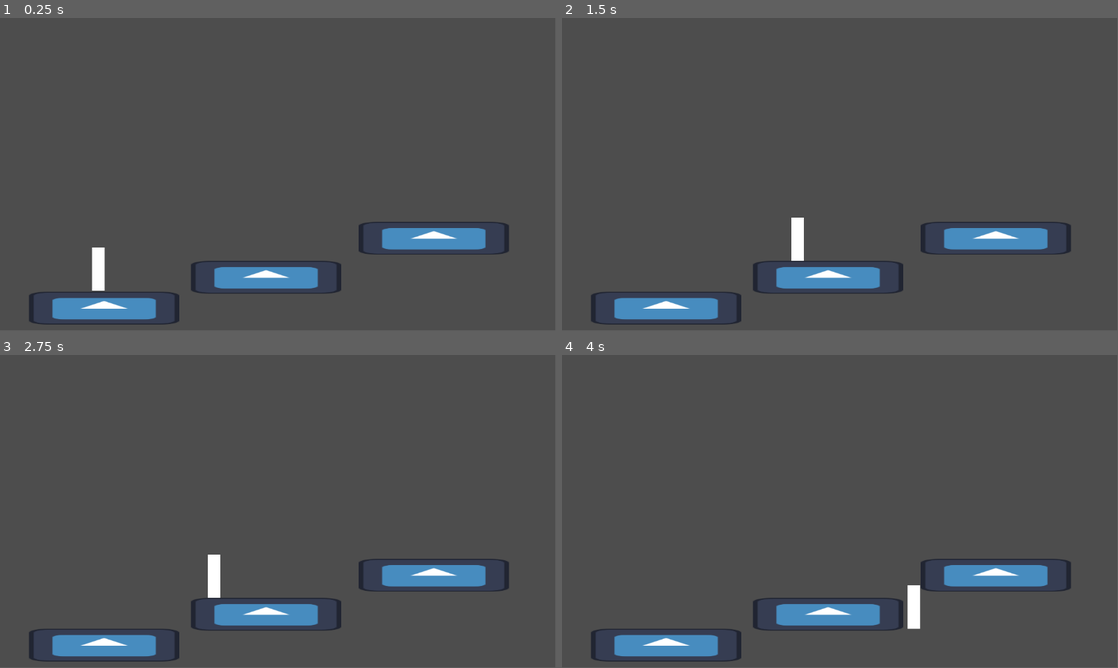
Above: before the commit, frames 1-4 (two rows, left to right).
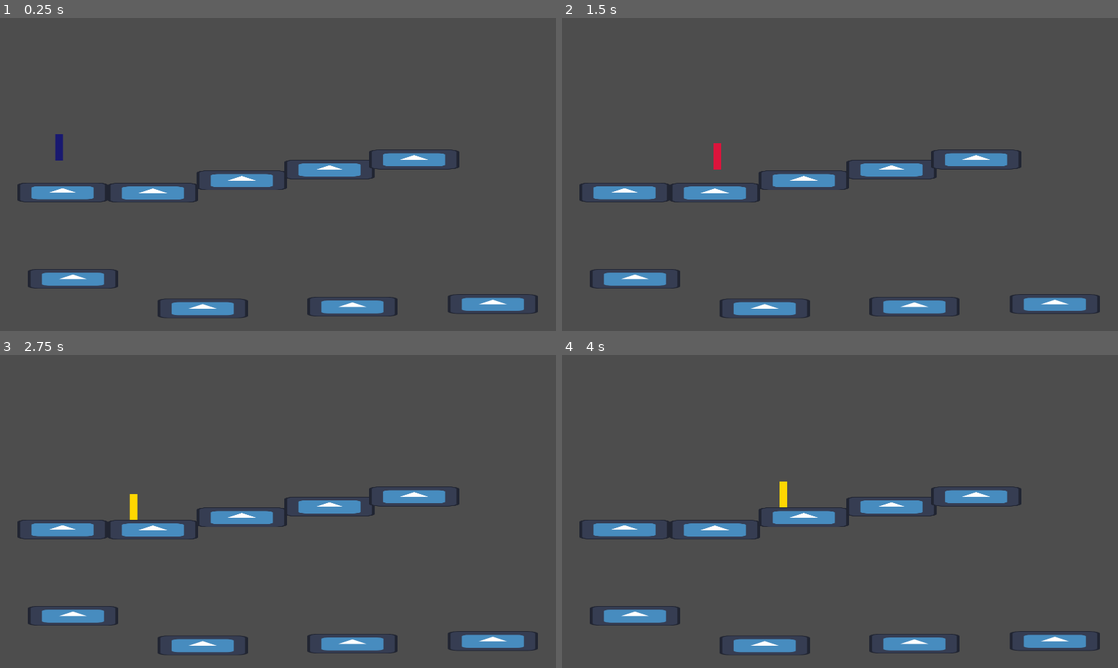
Above: after the commit, the same moments.

Repository: themcgurkfiles/Callstacker
Game: Godot game, scene res://levels/testlevel.tscn
The game is run twice, just before and just after one commit, with the same random seed, the same clock (stepped at 60 frames per second) and the same inputs. The engine's default icon, where the game draws it, is replaced by a stand-in: a white triangle on a blue panel in a dark square.
Inputs:
- Up to frame 1 (0.25 s): no input
- Up to frame 2 (1.5 s): tap Enter at 0.5 s; hold D (p_right) from 0.53 s (still down); tap S (p_act) at 0.6 s; tap Space (p_jump) at 0.77, 0.8, 1.07, 1.35 s
- Up to frame 3 (2.75 s): tap Space (p_jump) at 1.52, 1.82, 2.3 s; tap S (p_act) at 1.55, 2.1 s; release D (p_right) at 2.03 s; hold A (p_left) from 2.03 s (still down)
- Up to frame 4 (4 s): release A (p_left) at 2.78 s; hold D (p_right) from 2.78 s (still down); tap S (p_act) at 2.85 s; tap Space (p_jump) at 3.02, 3.32, 3.6, 3.77 s
The window is 799x449 before the commit and 800x450 after it. Grey fills any space a smaller window leaves; there, only what the larger window draws over its background counts as a difference.

The runs differ from the first frame. In frame 1, 11% of the frame differs, in the area x 3-97%, y 37-98%; in frame 2, 11%; in frame 3, 11%; in frame 4, 11%, in the area x 3-97%, y 40-98%.

Commit message:
Movement, jump and action improvements

Diff:
--- a/actors/player/player.gd
+++ b/actors/player/player.gd
@@ -10,12 +10,13 @@
 # Actions that the player can perform with p_act action
 enum Actions { NONE, FIREPROJ, PARRY, JUMP }
 var LevelActions := [Actions.NONE]
-var next_action
-var used_action
+var last_used_action
+
+var original_color := Color.MIDNIGHT_BLUE
 
 # Basic 2D character movement
-const SPEED = 300.0
-const JUMP_VELOCITY = -400.0
+const SPEED = 350.0
+const JUMP_VELOCITY = -600.0
 
 func _init() -> void:
 	# On level start: populate action list depending on level
@@ -24,23 +25,35 @@
 	LevelActions.append(Actions.PARRY)
 	LevelActions.append(Actions.JUMP)
 
-	# Next action to be used is set here:
-	if LevelActions.size() > 0:
-		next_action = LevelActions[0]
-
 	# Sets starting player color
 	if playerColorRect:
-		playerColorRect.color = Color.MIDNIGHT_BLUE
+		playerColorRect.color = original_color
+
+func _ready() -> void:
+	# Sets starting player color (primarily for start of game)
+	if playerColorRect:
+		playerColorRect.color = original_color
+
+func jump_curve_grav(velocity: Vector2):
+	if velocity.y < 0:
+		return get_gravity()
+	return get_gravity() * 2
 
 func _physics_process(delta: float) -> void:
 	# Apply gravity force
 	if not is_on_floor():
-		velocity += get_gravity() * delta
+		velocity += jump_curve_grav(velocity) * delta
 		current_state = GameState.AIRMOVING
+
+	# Ability input processing
+	if Input.is_action_just_pressed("p_act"):
+		process_action()
 
 	# Input: Jump
 	if Input.is_action_just_pressed("p_jump") and is_on_floor():
 		velocity.y = JUMP_VELOCITY
+	if Input.is_action_just_released("p_jump") and velocity.y < 0:
+		velocity.y = JUMP_VELOCITY / 4
 
 	# Set Velocity
 	var direction := Input.get_axis("p_left", "p_right")
@@ -56,3 +69,25 @@
 		current_state = GameState.IDLE
 
 	move_and_slide()
+
+	# print(current_state)
+
+func process_action() -> void:
+	var actToDo = null
+	if LevelActions.size() > 0:
+		actToDo = LevelActions[0]
+
+	match actToDo:
+		Actions.FIREPROJ:
+			print("FIREPROJ ACTION")
+			playerColorRect.color = Color.CRIMSON
+		Actions.PARRY:
+			print("PARRY ACTION")
+			playerColorRect.color = Color.GOLD
+		Actions.JUMP:
+			print("JUMP ACTION")
+		_:
+			print("NO ACTIONS REMAINING")
+
+	if actToDo != null:
+		last_used_action = LevelActions.pop_front()
--- a/levels/testlevel.tscn
+++ b/levels/testlevel.tscn
@@ -6,13 +6,31 @@
 [node name="Node2D" type="Node2D"]
 
 [node name="Player" parent="." instance=ExtResource("1_uu6m2")]
-position = Vector2(204, 492)
+position = Vector2(204, 389)
 
 [node name="Floor" parent="." instance=ExtResource("2_hb8io")]
 position = Vector2(216, 602)
 
 [node name="Floor2" parent="." instance=ExtResource("2_hb8io")]
-position = Vector2(552, 538)
+position = Vector2(528, 603)
 
 [node name="Floor3" parent="." instance=ExtResource("2_hb8io")]
-position = Vector2(900, 457)
+position = Vector2(835, 560)
+
+[node name="Floor4" parent="." instance=ExtResource("2_hb8io")]
+position = Vector2(1138, 523)
+
+[node name="Floor8" parent="." instance=ExtResource("2_hb8io")]
+position = Vector2(1430, 488)
+
+[node name="Floor9" parent="." instance=ExtResource("2_hb8io")]
+position = Vector2(1702, 987)
+
+[node name="Floor5" parent="." instance=ExtResource("2_hb8io")]
+position = Vector2(1217, 996)
+
+[node name="Floor7" parent="." instance=ExtResource("2_hb8io")]
+position = Vector2(252, 900)
+
+[node name="Floor6" parent="." instance=ExtResource("2_hb8io")]
+position = Vector2(700, 1002)
--- a/project.godot
+++ b/project.godot
@@ -14,6 +14,14 @@
 run/main_scene="uid://m5bafm0cmnno"
 config/features=PackedStringArray("4.4", "GL Compatibility")
 config/icon="res://icon.svg"
+
+[display]
+
+window/size/viewport_width=1920
+window/size/viewport_height=1080
+window/size/mode=2
+window/size/resizable=false
+window/stretch/mode="viewport"
 
 [input]
 
@@ -35,6 +43,7 @@
 , Object(InputEventKey,"resource_local_to_scene":false,"resource_name":"","device":-1,"window_id":0,"alt_pressed":false …(183 unchanged characters)…
 , Object(InputEventKey,"resource_local_to_scene":false,"resource_name":"","device":-1,"window_id":0,"alt_pressed":false …(183 unchanged characters)…
 , Object(InputEventKey,"resource_local_to_scene":false,"resource_name":"","device":-1,"window_id":0,"alt_pressed":false …(183 unchanged characters)…
+, Object(InputEventKey,"resource_local_to_scene":false,"resource_name":"","device":-1,"window_id":0,"alt_pressed":false,"shift_pressed":false,"ctrl_pressed":false,"meta_pressed":false,"pressed":false,"keycode":0,"physical_keycode":4194320,"key_label":0,"unicode":0,"location":0,"echo":false,"script":null)
 ]
 }
 p_act={
@@ -42,6 +51,7 @@
 "events": [Object(InputEventKey,"resource_local_to_scene":false,"resource_name":"","device":-1,"window_id":0,"alt_press …(192 unchanged characters)…
 , Object(InputEventKey,"resource_local_to_scene":false,"resource_name":"","device":-1,"window_id":0,"alt_pressed":false …(183 unchanged characters)…
 , Object(InputEventKey,"resource_local_to_scene":false,"resource_name":"","device":-1,"window_id":0,"alt_pressed":false …(183 unchanged characters)…
+, Object(InputEventKey,"resource_local_to_scene":false,"resource_name":"","device":-1,"window_id":0,"alt_pressed":false,"shift_pressed":false,"ctrl_pressed":false,"meta_pressed":false,"pressed":false,"keycode":0,"physical_keycode":4194322,"key_label":0,"unicode":0,"location":0,"echo":false,"script":null)
 ]
 }
 
